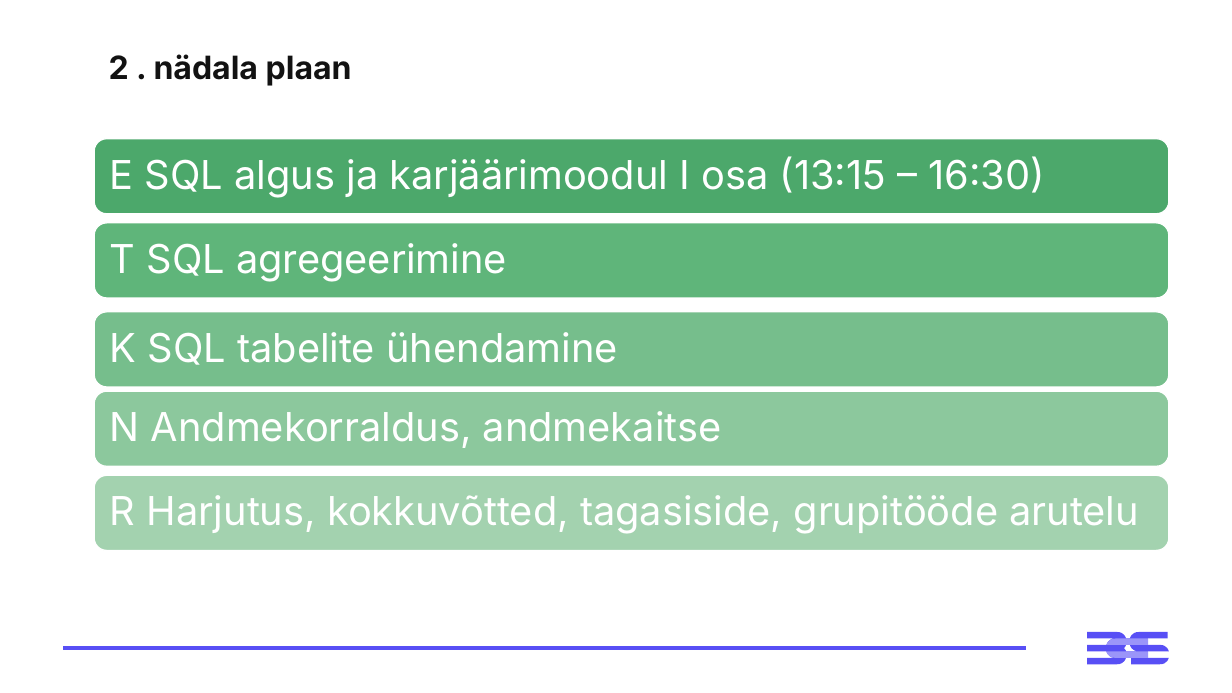
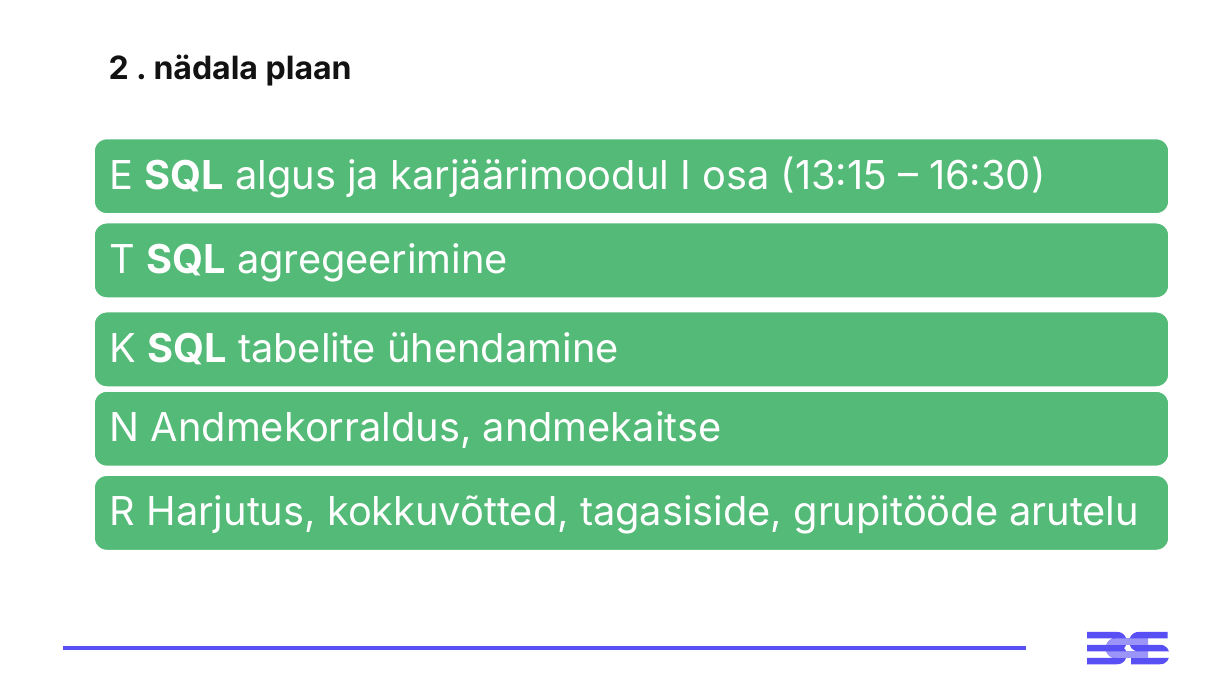
Before and after one commit to emilieabel/andmetarkus, a slide deck: slide 3 of Materjalid/Day6 SQL/6-paev-andmetarkus-esitlus.pptx. Drawn at 1232x693 pixels with LibreOffice and Linux fonts; fonts in the diff are those of the drawing. Boxes give left, top, right and bottom in pixels: in the first picture for what was removed or moved away, otherwise in the second. Text is boxed around its words. In the diff, an @@ line names an element or a change of style, - is before the commit and + after.

```diff
--- a/Materjalid/Day6 SQL/6-paev-andmetarkus-esitlus.pptx
+++ b/Materjalid/Day6 SQL/6-paev-andmetarkus-esitlus.pptx
@@ rounded rectangle at box(94, 139, 1169, 213): fill #4CA96C to #54BA77 @@
@@ rounded rectangle at box(94, 223, 1169, 298): fill #60B67C to #54BA77 @@
@@ rounded rectangle at box(94, 311, 1169, 386): fill #77BF8D to #54BA77 @@
@@ bold on in "SQL" in 3 elements at box(110, 156, 1045, 198), box(110, 243, 508, 282), box(110, 332, 618, 365) @@
@@ rounded rectangle at box(94, 391, 1169, 466): fill #8DC89E to #54BA77 @@
@@ rounded rectangle at box(94, 475, 1169, 550): fill #A3D2B0 to #54BA77 @@
```
Also in this commit, not shown: 6 other slides changed, 2 slides added, 1 slide removed.
